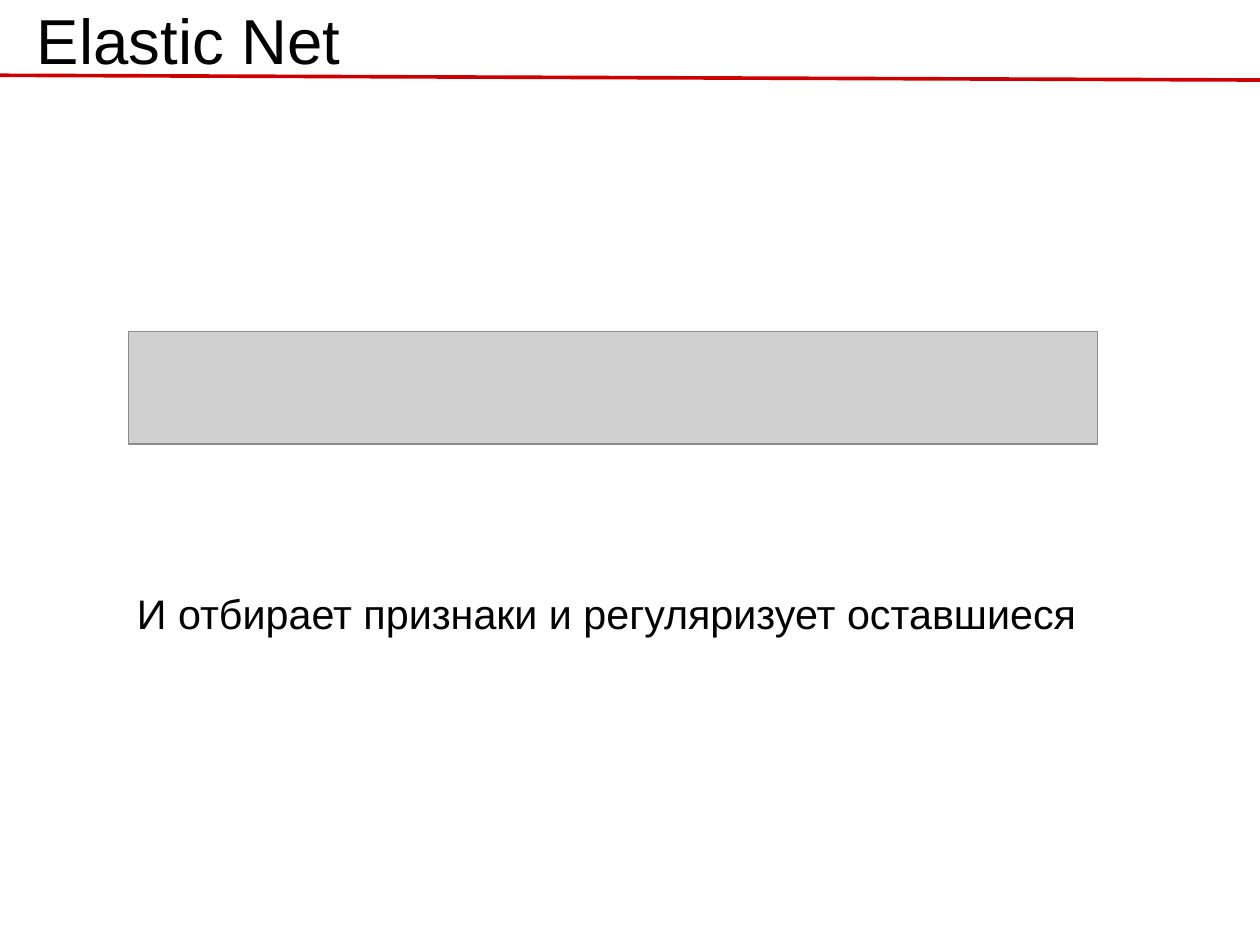
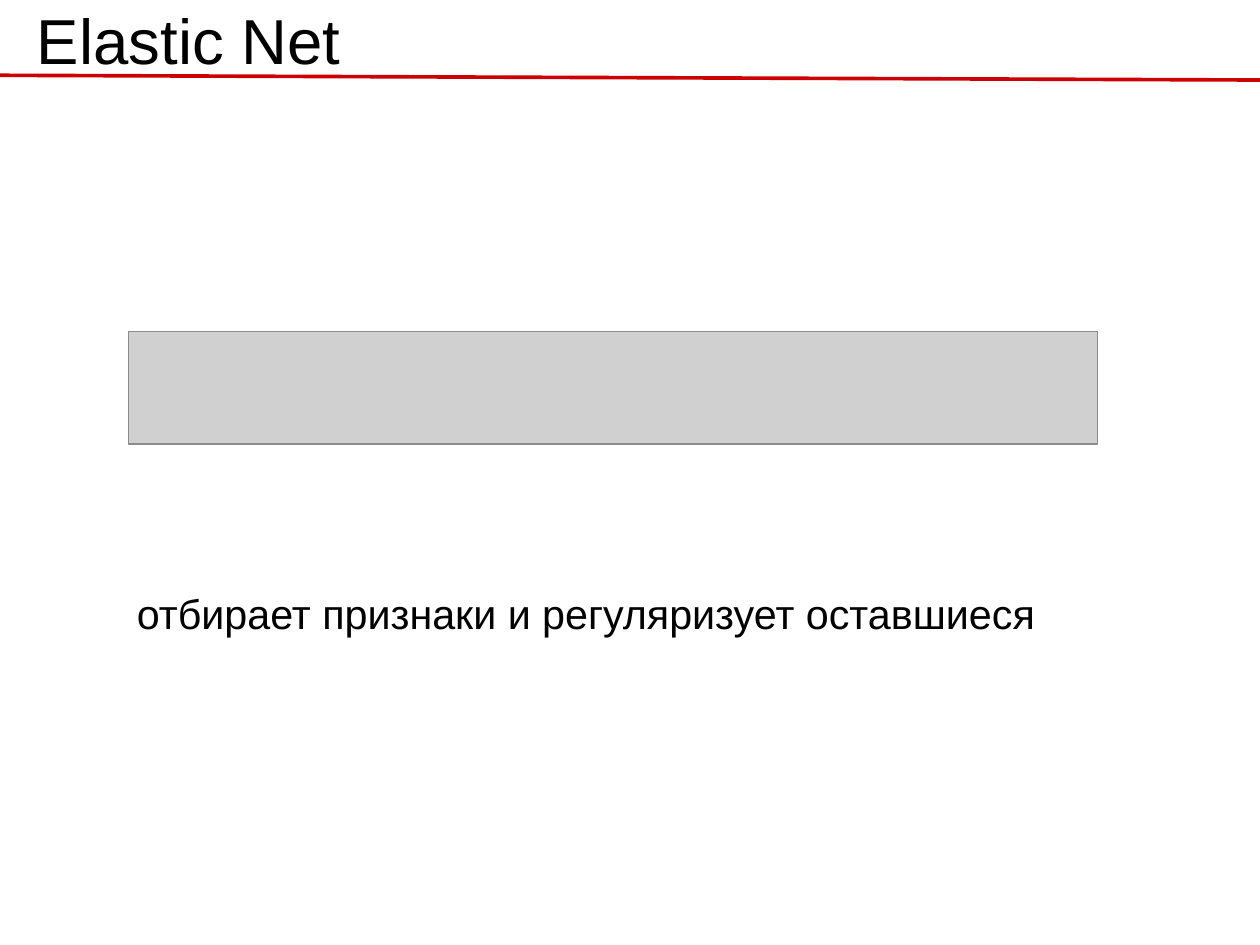
Before and after one commit to rykachevskiy/239, a slide deck: slide 19 of 2. Model Selection/2.1 Model Selection.odp. Drawn at 1260x945 pixels with LibreOffice and Linux fonts; fonts in the diff are those of the drawing; grey boxes stand for pictures. Boxes give left, top, right and bottom in pixels: in the first picture for what was removed or moved away, otherwise in the second. Text is boxed around its words. In the diff, an @@ line names an element or a change of style, - is before the commit and + after.

```diff
--- a/2. Model Selection/2.1 Model Selection.odp
+++ b/2. Model Selection/2.1 Model Selection.odp
@@ text at (137, 599, 1035, 638): text changed @@
-И отбирает признаки и регуляризует оставшиеся
+отбирает признаки и регуляризует оставшиеся
```
Also in this commit, not shown: 1 slide added, 4 other files.
